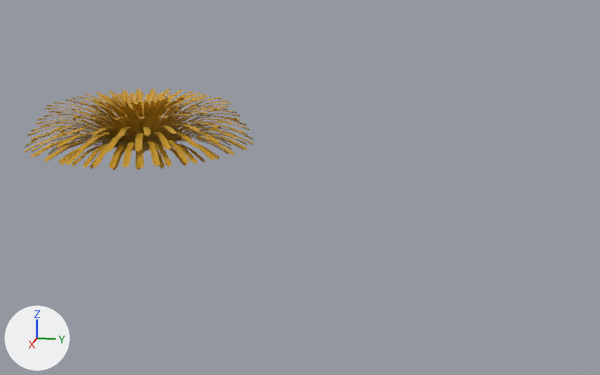
The glTF model src/glb/dandelion_bud.glb, before and after one commit.
Both versions are drawn from a 50 mm lens placed at (4.51, 1.84, 1.62), pointed at (-0.01, 0.94, 0.49). Lighting does not change. The marker at lower left points along +X, +Y and +Z. Where no turn or scale is listed for an object, it has been applied to the vertices.

Objects in the first picture: 'dandelion_bud'.
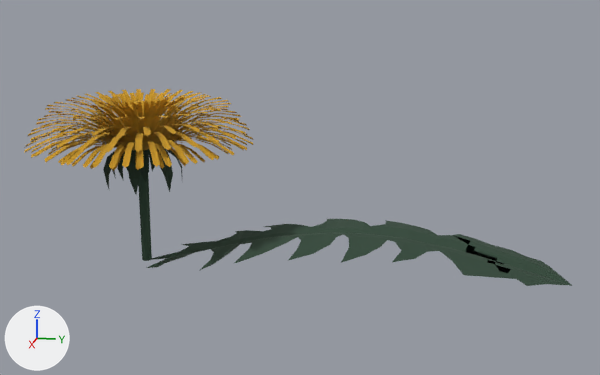
Location of each change, (x1, y1, x2, y2) in pixels of the pictures (600 x 375 px):
'Plane', added (green)
    after: (147, 219, 573, 286)
'dandelion_leaves', added
    after: (103, 147, 182, 194)
'dandelion_stem', added
    after: (138, 173, 152, 261)

Edits to the bpy script that builds the scene:
```text
Add mat_dandelion_stem_light:
    mat_dandelion_stem_light = principled_material('DANDELION_STEM_LIGHT')
    mat_dandelion_stem_light.base_color = (0.0302, 0.0658, 0.0403)  # dark green #314939
    mat_dandelion_stem_light.roughness = 1.0
Add mat_carnation_stem_green:
    mat_carnation_stem_green = principled_material('CARNATION_STEM_GREEN')
    mat_carnation_stem_green.base_color = (0.0217, 0.0455, 0.0287)  # dark green #293c2f
    mat_carnation_stem_green.roughness = 1.0
Add me_plane_001:
    me_plane_001.from_pydata(...)  # 256 vertices, 404 faces; spans x -0.51..0.34, y 0.01..2.47, z -0.01..0.24
    me_plane_001.materials.append(mat_dandelion_stem_light)  # dark green #314939
Add me_cylinder_001:
    me_cylinder_001.from_pydata(...)  # 263 vertices, 349 faces; spans x -0.233..0.226, y -0.238..0.222, z 0.444..0.737
    me_cylinder_001.materials.append(mat_carnation_stem_green)  # dark green #293c2f
Add me_cube_005:
    me_cube_005.from_pydata(...)  # 32 vertices, 60 faces; spans x -0.032..0.032, y -0.032..0.032, z 0.004..0.653
    me_cube_005.materials.append(mat_dandelion_stem_light)  # dark green #314939
Add ob_plane:
    ob_plane = bpy.data.objects.new('Plane', me_plane_001)
    ob_plane.location = (0.0, 0.0, 0.0)
Add ob_dandelion_leaves:
    ob_dandelion_leaves = bpy.data.objects.new('dandelion_leaves', me_cylinder_001)
    ob_dandelion_leaves.location = (0.0, 0.0, 0.0)
Add ob_dandelion_stem:
    ob_dandelion_stem = bpy.data.objects.new('dandelion_stem', me_cube_005)
    ob_dandelion_stem.location = (0.0, 0.0, 0.0)
```
